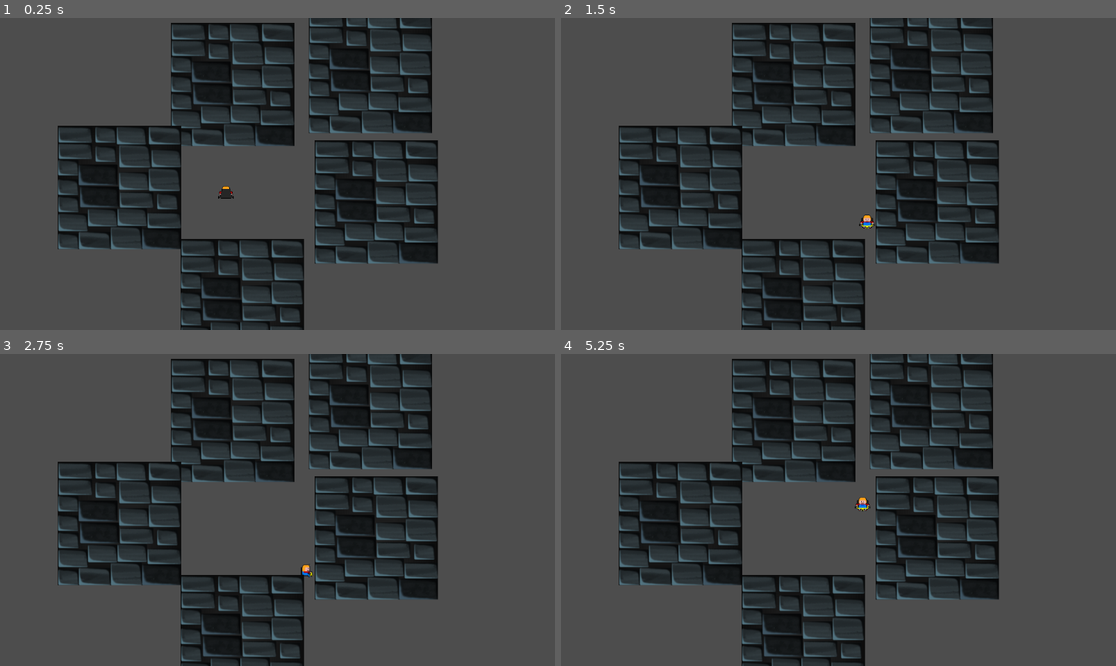
Above: before the commit, frames 1-4 (two rows, left to right).
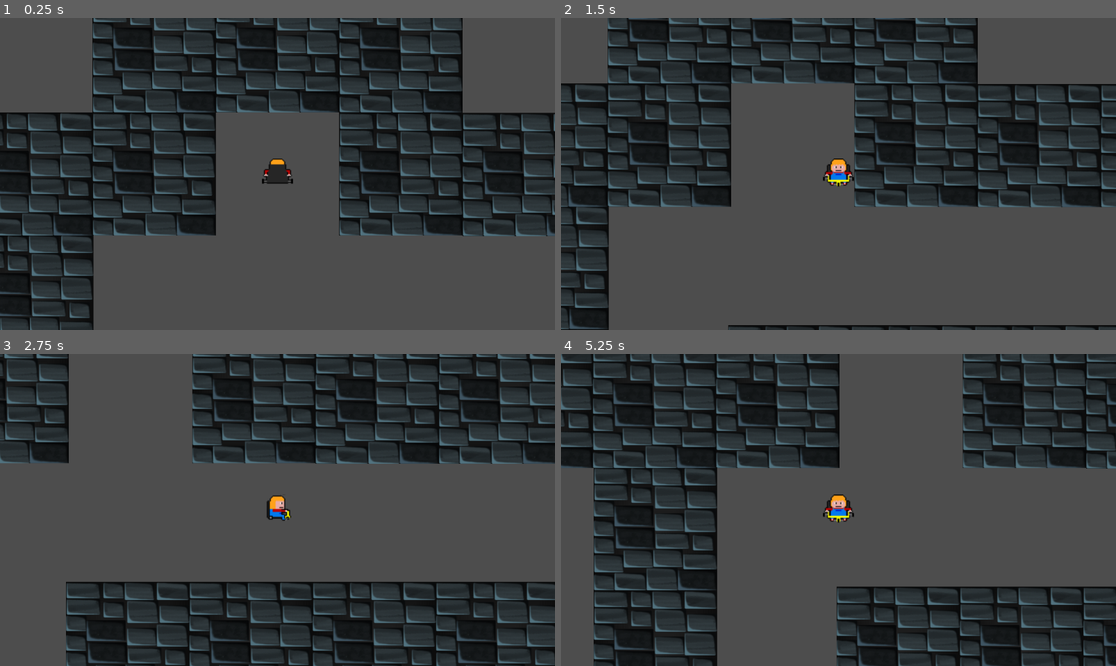
Above: after the commit, the same moments.

Repository: Balejante/Overlook
Game: Godot game, scene res://Game/Game.tscn
The game is run twice, just before and just after one commit, with the same random seed, the same clock (stepped at 60 frames per second) and the same inputs.
Inputs:
- Up to frame 1 (0.25 s): no input
- Up to frame 2 (1.5 s): tap Enter (ui_accept) at 0.5, 0.77 s; hold Right (right) 0.53-1.28 s; hold Down (down) from 1.28 s (still down)
- Up to frame 3 (2.75 s): tap Enter (ui_accept) at 1.52 s; release Down (down) at 2.03 s; hold Right (right) from 2.03 s (still down)
- Up to frame 4 (5.25 s): release Right (right) at 2.78 s; hold Up (ui_up) 2.78-3.53 s; tap Enter (ui_accept) at 3.02, 3.77, 4.52 s; hold A (left) 3.53-5.03 s; hold Down (down) from 5.03 s (still down)

The runs differ from the first frame. In frame 1, 52% of the frame differs, in the area x 0-100%, y 0-100%; in frame 2, 54%; in frame 3, 56%; in frame 4, 66%.

Commit message:
walls

Diff:
--- a/Game/Game.tscn
+++ b/Game/Game.tscn
@@ -143,84 +143,696 @@
 size = Vector2(34, 27)
 
 [sub_resource type="RectangleShape2D" id="RectangleShape2D_3xbqo"]
-size = Vector2(250, 250)
-
-[sub_resource type="RectangleShape2D" id="RectangleShape2D_sjuqd"]
-size = Vector2(256, 256)
+size = Vector2(255, 256)
 
 [node name="Game" type="Node2D"]
 
 [node name="AnimPlayer" type="CharacterBody2D" parent="."]
-position = Vector2(149, 115)
+position = Vector2(0, -5)
 collision_layer = 2
 script = ExtResource("1_mrmob")
-metadata/_edit_group_ = true
 
 [node name="PlayerSprite" type="AnimatedSprite2D" parent="AnimPlayer"]
-position = Vector2(320, 250)
+scale = Vector2(2, 2)
 sprite_frames = SubResource("SpriteFrames_24ayn")
 animation = &"up"
 
 [node name="CollisionShape2D" type="CollisionShape2D" parent="AnimPlayer"]
-position = Vector2(320, 247)
+scale = Vector2(2, 2)
 shape = SubResource("RectangleShape2D_ch1bi")
 
-[node name="StaticBody2D3" type="StaticBody2D" parent="."]
-position = Vector2(769, 111)
-metadata/_edit_group_ = true
-
-[node name="CollisionShape2D" type="CollisionShape2D" parent="StaticBody2D3"]
-position = Vector2(1, 1)
-shape = SubResource("RectangleShape2D_3xbqo")
-
-[node name="Sprite2D" type="Sprite2D" parent="StaticBody2D3"]
-position = Vector2(-0.0754089, 0.356781)
-texture = ExtResource("3_j4ewu")
+[node name="Camera2D" type="Camera2D" parent="AnimPlayer"]
+
+[node name="StaticBody2D4" type="StaticBody2D" parent="."]
+position = Vector2(-256, -262)
+metadata/_edit_group_ = true
+
+[node name="CollisionShape2D" type="CollisionShape2D" parent="StaticBody2D4"]
+position = Vector2(-0.5, 128)
+scale = Vector2(1, 2)
+shape = SubResource("RectangleShape2D_3xbqo")
+
+[node name="Sprite2D" type="Sprite2D" parent="StaticBody2D4"]
+position = Vector2(0, 1)
+texture = ExtResource("3_j4ewu")
+metadata/_edit_group_ = true
+
+[node name="Sprite2D2" type="Sprite2D" parent="StaticBody2D4"]
+position = Vector2(0, 257)
+texture = ExtResource("3_j4ewu")
+metadata/_edit_group_ = true
+
+[node name="CollisionShape2D2" type="CollisionShape2D" parent="StaticBody2D4"]
+position = Vector2(384.5, 1)
+rotation = 1.5708
+scale = Vector2(1, 2)
+shape = SubResource("RectangleShape2D_3xbqo")
+
+[node name="Sprite2D3" type="Sprite2D" parent="StaticBody2D4"]
+position = Vector2(256, 1)
+texture = ExtResource("3_j4ewu")
+metadata/_edit_group_ = true
+
+[node name="Sprite2D4" type="Sprite2D" parent="StaticBody2D4"]
+position = Vector2(512, 1)
+texture = ExtResource("3_j4ewu")
+metadata/_edit_group_ = true
+
+[node name="CollisionShape2D3" type="CollisionShape2D" parent="StaticBody2D4"]
+position = Vector2(513, 257)
+rotation = -3.14159
+shape = SubResource("RectangleShape2D_3xbqo")
+
+[node name="Sprite2D5" type="Sprite2D" parent="StaticBody2D4"]
+position = Vector2(512, 257)
+texture = ExtResource("3_j4ewu")
+metadata/_edit_group_ = true
+
+[node name="StaticBody2D20" type="StaticBody2D" parent="."]
+position = Vector2(1019, 496)
+metadata/_edit_group_ = true
+
+[node name="CollisionShape2D" type="CollisionShape2D" parent="StaticBody2D20"]
+position = Vector2(-0.5, 128)
+scale = Vector2(1, 2)
+shape = SubResource("RectangleShape2D_3xbqo")
+
+[node name="Sprite2D" type="Sprite2D" parent="StaticBody2D20"]
+position = Vector2(0, 1)
+texture = ExtResource("3_j4ewu")
+metadata/_edit_group_ = true
+
+[node name="Sprite2D2" type="Sprite2D" parent="StaticBody2D20"]
+position = Vector2(0, 257)
+texture = ExtResource("3_j4ewu")
+metadata/_edit_group_ = true
+
+[node name="StaticBody2D9" type="StaticBody2D" parent="."]
+position = Vector2(-510, 249)
+metadata/_edit_group_ = true
+
+[node name="CollisionShape2D3" type="CollisionShape2D" parent="StaticBody2D9"]
+rotation = -3.14159
+shape = SubResource("RectangleShape2D_3xbqo")
+metadata/_edit_group_ = true
+
+[node name="Sprite2D5" type="Sprite2D" parent="StaticBody2D9"]
+texture = ExtResource("3_j4ewu")
+metadata/_edit_group_ = true
+
+[node name="StaticBody2D15" type="StaticBody2D" parent="."]
+position = Vector2(-510, 505)
+metadata/_edit_group_ = true
+
+[node name="CollisionShape2D3" type="CollisionShape2D" parent="StaticBody2D15"]
+rotation = -3.14159
+shape = SubResource("RectangleShape2D_3xbqo")
+metadata/_edit_group_ = true
+
+[node name="Sprite2D5" type="Sprite2D" parent="StaticBody2D15"]
+texture = ExtResource("3_j4ewu")
+metadata/_edit_group_ = true
+
+[node name="StaticBody2D10" type="StaticBody2D" parent="."]
+position = Vector2(-767, 1023)
+metadata/_edit_group_ = true
+
+[node name="CollisionShape2D3" type="CollisionShape2D" parent="StaticBody2D10"]
+rotation = -3.14159
+shape = SubResource("RectangleShape2D_3xbqo")
+metadata/_edit_group_ = true
+
+[node name="Sprite2D5" type="Sprite2D" parent="StaticBody2D10"]
+texture = ExtResource("3_j4ewu")
+metadata/_edit_group_ = true
+
+[node name="StaticBody2D11" type="StaticBody2D" parent="."]
+position = Vector2(-510, 1023)
+metadata/_edit_group_ = true
+
+[node name="CollisionShape2D3" type="CollisionShape2D" parent="StaticBody2D11"]
+rotation = -3.14159
+shape = SubResource("RectangleShape2D_3xbqo")
+metadata/_edit_group_ = true
+
+[node name="Sprite2D5" type="Sprite2D" parent="StaticBody2D11"]
+texture = ExtResource("3_j4ewu")
+metadata/_edit_group_ = true
+
+[node name="StaticBody2D12" type="StaticBody2D" parent="."]
+position = Vector2(-254, 1023)
+metadata/_edit_group_ = true
+
+[node name="CollisionShape2D3" type="CollisionShape2D" parent="StaticBody2D12"]
+rotation = -3.14159
+shape = SubResource("RectangleShape2D_3xbqo")
+metadata/_edit_group_ = true
+
+[node name="Sprite2D5" type="Sprite2D" parent="StaticBody2D12"]
+texture = ExtResource("3_j4ewu")
+metadata/_edit_group_ = true
+
+[node name="StaticBody2D13" type="StaticBody2D" parent="."]
+position = Vector2(2, 1023)
+metadata/_edit_group_ = true
+
+[node name="CollisionShape2D3" type="CollisionShape2D" parent="StaticBody2D13"]
+rotation = -3.14159
+shape = SubResource("RectangleShape2D_3xbqo")
+metadata/_edit_group_ = true
+
+[node name="Sprite2D5" type="Sprite2D" parent="StaticBody2D13"]
+texture = ExtResource("3_j4ewu")
+metadata/_edit_group_ = true
+
+[node name="StaticBody2D18" type="StaticBody2D" parent="."]
+position = Vector2(2, 1279)
+metadata/_edit_group_ = true
+
+[node name="CollisionShape2D3" type="CollisionShape2D" parent="StaticBody2D18"]
+rotation = -3.14159
+shape = SubResource("RectangleShape2D_3xbqo")
+metadata/_edit_group_ = true
+
+[node name="Sprite2D5" type="Sprite2D" parent="StaticBody2D18"]
+texture = ExtResource("3_j4ewu")
+metadata/_edit_group_ = true
+
+[node name="StaticBody2D21" type="StaticBody2D" parent="."]
+position = Vector2(-510, 1536)
+metadata/_edit_group_ = true
+
+[node name="CollisionShape2D3" type="CollisionShape2D" parent="StaticBody2D21"]
+rotation = -3.14159
+shape = SubResource("RectangleShape2D_3xbqo")
+metadata/_edit_group_ = true
+
+[node name="Sprite2D5" type="Sprite2D" parent="StaticBody2D21"]
+texture = ExtResource("3_j4ewu")
+metadata/_edit_group_ = true
+
+[node name="StaticBody2D22" type="StaticBody2D" parent="."]
+position = Vector2(-510, 1793)
+metadata/_edit_group_ = true
+
+[node name="CollisionShape2D3" type="CollisionShape2D" parent="StaticBody2D22"]
+rotation = -3.14159
+shape = SubResource("RectangleShape2D_3xbqo")
+metadata/_edit_group_ = true
+
+[node name="Sprite2D5" type="Sprite2D" parent="StaticBody2D22"]
+texture = ExtResource("3_j4ewu")
+metadata/_edit_group_ = true
+
+[node name="StaticBody2D23" type="StaticBody2D" parent="."]
+position = Vector2(-255, 1794)
+metadata/_edit_group_ = true
+
+[node name="CollisionShape2D3" type="CollisionShape2D" parent="StaticBody2D23"]
+rotation = -3.14159
+shape = SubResource("RectangleShape2D_3xbqo")
+metadata/_edit_group_ = true
+
+[node name="Sprite2D5" type="Sprite2D" parent="StaticBody2D23"]
+texture = ExtResource("3_j4ewu")
+metadata/_edit_group_ = true
+
+[node name="StaticBody2D24" type="StaticBody2D" parent="."]
+position = Vector2(1, 1794)
+metadata/_edit_group_ = true
+
+[node name="CollisionShape2D3" type="CollisionShape2D" parent="StaticBody2D24"]
+rotation = -3.14159
+shape = SubResource("RectangleShape2D_3xbqo")
+metadata/_edit_group_ = true
+
+[node name="Sprite2D5" type="Sprite2D" parent="StaticBody2D24"]
+texture = ExtResource("3_j4ewu")
+metadata/_edit_group_ = true
+
+[node name="StaticBody2D25" type="StaticBody2D" parent="."]
+position = Vector2(257, 1794)
+metadata/_edit_group_ = true
+
+[node name="CollisionShape2D3" type="CollisionShape2D" parent="StaticBody2D25"]
+rotation = -3.14159
+shape = SubResource("RectangleShape2D_3xbqo")
+metadata/_edit_group_ = true
+
+[node name="Sprite2D5" type="Sprite2D" parent="StaticBody2D25"]
+texture = ExtResource("3_j4ewu")
+metadata/_edit_group_ = true
+
+[node name="StaticBody2D26" type="StaticBody2D" parent="."]
+position = Vector2(513, 1794)
+metadata/_edit_group_ = true
+
+[node name="CollisionShape2D3" type="CollisionShape2D" parent="StaticBody2D26"]
+rotation = -3.14159
+shape = SubResource("RectangleShape2D_3xbqo")
+metadata/_edit_group_ = true
+
+[node name="Sprite2D5" type="Sprite2D" parent="StaticBody2D26"]
+texture = ExtResource("3_j4ewu")
+metadata/_edit_group_ = true
+
+[node name="StaticBody2D27" type="StaticBody2D" parent="."]
+position = Vector2(769, 1794)
+metadata/_edit_group_ = true
+
+[node name="CollisionShape2D3" type="CollisionShape2D" parent="StaticBody2D27"]
+rotation = -3.14159
+shape = SubResource("RectangleShape2D_3xbqo")
+metadata/_edit_group_ = true
+
+[node name="Sprite2D5" type="Sprite2D" parent="StaticBody2D27"]
+texture = ExtResource("3_j4ewu")
+metadata/_edit_group_ = true
+
+[node name="StaticBody2D46" type="StaticBody2D" parent="."]
+position = Vector2(770, 2307)
+metadata/_edit_group_ = true
+
+[node name="CollisionShape2D3" type="CollisionShape2D" parent="StaticBody2D46"]
+rotation = -3.14159
+shape = SubResource("RectangleShape2D_3xbqo")
+metadata/_edit_group_ = true
+
+[node name="Sprite2D5" type="Sprite2D" parent="StaticBody2D46"]
+texture = ExtResource("3_j4ewu")
+metadata/_edit_group_ = true
+
+[node name="StaticBody2D47" type="StaticBody2D" parent="."]
+position = Vector2(1026, 2307)
+metadata/_edit_group_ = true
+
+[node name="CollisionShape2D3" type="CollisionShape2D" parent="StaticBody2D47"]
+rotation = -3.14159
+shape = SubResource("RectangleShape2D_3xbqo")
+metadata/_edit_group_ = true
+
+[node name="Sprite2D5" type="Sprite2D" parent="StaticBody2D47"]
+texture = ExtResource("3_j4ewu")
+metadata/_edit_group_ = true
+
+[node name="StaticBody2D48" type="StaticBody2D" parent="."]
+position = Vector2(1282, 2307)
+metadata/_edit_group_ = true
+
+[node name="CollisionShape2D3" type="CollisionShape2D" parent="StaticBody2D48"]
+rotation = -3.14159
+shape = SubResource("RectangleShape2D_3xbqo")
+metadata/_edit_group_ = true
+
+[node name="Sprite2D5" type="Sprite2D" parent="StaticBody2D48"]
+texture = ExtResource("3_j4ewu")
+metadata/_edit_group_ = true
+
+[node name="StaticBody2D28" type="StaticBody2D" parent="."]
+position = Vector2(-767, 2302)
+metadata/_edit_group_ = true
+
+[node name="CollisionShape2D3" type="CollisionShape2D" parent="StaticBody2D28"]
+rotation = -3.14159
+shape = SubResource("RectangleShape2D_3xbqo")
+metadata/_edit_group_ = true
+
+[node name="Sprite2D5" type="Sprite2D" parent="StaticBody2D28"]
+texture = ExtResource("3_j4ewu")
+metadata/_edit_group_ = true
+
+[node name="StaticBody2D29" type="StaticBody2D" parent="."]
+position = Vector2(-511, 2302)
+metadata/_edit_group_ = true
+
+[node name="CollisionShape2D3" type="CollisionShape2D" parent="StaticBody2D29"]
+rotation = -3.14159
+shape = SubResource("RectangleShape2D_3xbqo")
+metadata/_edit_group_ = true
+
+[node name="Sprite2D5" type="Sprite2D" parent="StaticBody2D29"]
+texture = ExtResource("3_j4ewu")
+metadata/_edit_group_ = true
+
+[node name="StaticBody2D36" type="StaticBody2D" parent="."]
+position = Vector2(-255, 2302)
+metadata/_edit_group_ = true
+
+[node name="CollisionShape2D3" type="CollisionShape2D" parent="StaticBody2D36"]
+rotation = -3.14159
+shape = SubResource("RectangleShape2D_3xbqo")
+metadata/_edit_group_ = true
+
+[node name="Sprite2D5" type="Sprite2D" parent="StaticBody2D36"]
+texture = ExtResource("3_j4ewu")
+metadata/_edit_group_ = true
+
+[node name="StaticBody2D37" type="StaticBody2D" parent="."]
+position = Vector2(1, 2302)
+metadata/_edit_group_ = true
+
+[node name="CollisionShape2D3" type="CollisionShape2D" parent="StaticBody2D37"]
+rotation = -3.14159
+shape = SubResource("RectangleShape2D_3xbqo")
+metadata/_edit_group_ = true
+
+[node name="Sprite2D5" type="Sprite2D" parent="StaticBody2D37"]
+texture = ExtResource("3_j4ewu")
+metadata/_edit_group_ = true
+
+[node name="StaticBody2D38" type="StaticBody2D" parent="."]
+position = Vector2(772, 1280)
+metadata/_edit_group_ = true
+
+[node name="CollisionShape2D3" type="CollisionShape2D" parent="StaticBody2D38"]
+rotation = -3.14159
+shape = SubResource("RectangleShape2D_3xbqo")
+metadata/_edit_group_ = true
+
+[node name="Sprite2D5" type="Sprite2D" parent="StaticBody2D38"]
+texture = ExtResource("3_j4ewu")
+metadata/_edit_group_ = true
+
+[node name="StaticBody2D40" type="StaticBody2D" parent="."]
+position = Vector2(1028, 1280)
+metadata/_edit_group_ = true
+
+[node name="CollisionShape2D3" type="CollisionShape2D" parent="StaticBody2D40"]
+rotation = -3.14159
+shape = SubResource("RectangleShape2D_3xbqo")
+metadata/_edit_group_ = true
+
+[node name="Sprite2D5" type="Sprite2D" parent="StaticBody2D40"]
+texture = ExtResource("3_j4ewu")
+metadata/_edit_group_ = true
+
+[node name="StaticBody2D41" type="StaticBody2D" parent="."]
+position = Vector2(1284, 1280)
+metadata/_edit_group_ = true
+
+[node name="CollisionShape2D3" type="CollisionShape2D" parent="StaticBody2D41"]
+rotation = -3.14159
+shape = SubResource("RectangleShape2D_3xbqo")
+metadata/_edit_group_ = true
+
+[node name="Sprite2D5" type="Sprite2D" parent="StaticBody2D41"]
+texture = ExtResource("3_j4ewu")
+metadata/_edit_group_ = true
+
+[node name="StaticBody2D42" type="StaticBody2D" parent="."]
+position = Vector2(1025, -4)
+metadata/_edit_group_ = true
+
+[node name="CollisionShape2D3" type="CollisionShape2D" parent="StaticBody2D42"]
+rotation = -3.14159
+shape = SubResource("RectangleShape2D_3xbqo")
+metadata/_edit_group_ = true
+
+[node name="Sprite2D5" type="Sprite2D" parent="StaticBody2D42"]
+texture = ExtResource("3_j4ewu")
+metadata/_edit_group_ = true
+
+[node name="StaticBody2D43" type="StaticBody2D" parent="."]
+position = Vector2(1281, -4)
+metadata/_edit_group_ = true
+
+[node name="CollisionShape2D3" type="CollisionShape2D" parent="StaticBody2D43"]
+rotation = -3.14159
+shape = SubResource("RectangleShape2D_3xbqo")
+metadata/_edit_group_ = true
+
+[node name="Sprite2D5" type="Sprite2D" parent="StaticBody2D43"]
+texture = ExtResource("3_j4ewu")
+metadata/_edit_group_ = true
+
+[node name="StaticBody2D39" type="StaticBody2D" parent="."]
+position = Vector2(514, 2307)
+metadata/_edit_group_ = true
+
+[node name="CollisionShape2D3" type="CollisionShape2D" parent="StaticBody2D39"]
+rotation = -3.14159
+shape = SubResource("RectangleShape2D_3xbqo")
+metadata/_edit_group_ = true
+
+[node name="Sprite2D5" type="Sprite2D" parent="StaticBody2D39"]
+texture = ExtResource("3_j4ewu")
+metadata/_edit_group_ = true
+
+[node name="StaticBody2D30" type="StaticBody2D" parent="."]
+position = Vector2(516, 1280)
+metadata/_edit_group_ = true
+
+[node name="CollisionShape2D3" type="CollisionShape2D" parent="StaticBody2D30"]
+rotation = -3.14159
+shape = SubResource("RectangleShape2D_3xbqo")
+metadata/_edit_group_ = true
+
+[node name="Sprite2D5" type="Sprite2D" parent="StaticBody2D30"]
+texture = ExtResource("3_j4ewu")
+metadata/_edit_group_ = true
+
+[node name="StaticBody2D34" type="StaticBody2D" parent="."]
+position = Vector2(-1024, 2046)
+metadata/_edit_group_ = true
+
+[node name="CollisionShape2D3" type="CollisionShape2D" parent="StaticBody2D34"]
+rotation = -3.14159
+shape = SubResource("RectangleShape2D_3xbqo")
+metadata/_edit_group_ = true
+
+[node name="Sprite2D5" type="Sprite2D" parent="StaticBody2D34"]
+texture = ExtResource("3_j4ewu")
+metadata/_edit_group_ = true
+
+[node name="StaticBody2D35" type="StaticBody2D" parent="."]
+position = Vector2(-1024, 2302)
+metadata/_edit_group_ = true
+
+[node name="CollisionShape2D3" type="CollisionShape2D" parent="StaticBody2D35"]
+rotation = -3.14159
+shape = SubResource("RectangleShape2D_3xbqo")
+metadata/_edit_group_ = true
+
+[node name="Sprite2D5" type="Sprite2D" parent="StaticBody2D35"]
+texture = ExtResource("3_j4ewu")
+metadata/_edit_group_ = true
+
+[node name="StaticBody2D31" type="StaticBody2D" parent="."]
+position = Vector2(516, 1023)
+metadata/_edit_group_ = true
+
+[node name="CollisionShape2D3" type="CollisionShape2D" parent="StaticBody2D31"]
+rotation = -3.14159
+shape = SubResource("RectangleShape2D_3xbqo")
+metadata/_edit_group_ = true
+
+[node name="Sprite2D5" type="Sprite2D" parent="StaticBody2D31"]
+texture = ExtResource("3_j4ewu")
+metadata/_edit_group_ = true
+
+[node name="StaticBody2D44" type="StaticBody2D" parent="."]
+position = Vector2(1538, 2307)
+metadata/_edit_group_ = true
+
+[node name="CollisionShape2D3" type="CollisionShape2D" parent="StaticBody2D44"]
+rotation = -3.14159
+shape = SubResource("RectangleShape2D_3xbqo")
+metadata/_edit_group_ = true
+
+[node name="Sprite2D5" type="Sprite2D" parent="StaticBody2D44"]
+texture = ExtResource("3_j4ewu")
+metadata/_edit_group_ = true
+
+[node name="StaticBody2D45" type="StaticBody2D" parent="."]
+position = Vector2(1538, 2050)
+metadata/_edit_group_ = true
+
+[node name="CollisionShape2D3" type="CollisionShape2D" parent="StaticBody2D45"]
+rotation = -3.14159
+shape = SubResource("RectangleShape2D_3xbqo")
+metadata/_edit_group_ = true
+
+[node name="Sprite2D5" type="Sprite2D" parent="StaticBody2D45"]
+texture = ExtResource("3_j4ewu")
+metadata/_edit_group_ = true
+
+[node name="StaticBody2D17" type="StaticBody2D" parent="."]
+position = Vector2(506, 497)
+metadata/_edit_group_ = true
+
+[node name="CollisionShape2D3" type="CollisionShape2D" parent="StaticBody2D17"]
+rotation = -3.14159
+shape = SubResource("RectangleShape2D_3xbqo")
+metadata/_edit_group_ = true
+
+[node name="Sprite2D5" type="Sprite2D" parent="StaticBody2D17"]
+texture = ExtResource("3_j4ewu")
+metadata/_edit_group_ = true
+
+[node name="StaticBody2D32" type="StaticBody2D" parent="."]
+position = Vector2(250, 497)
+metadata/_edit_group_ = true
+
+[node name="CollisionShape2D3" type="CollisionShape2D" parent="StaticBody2D32"]
+rotation = -3.14159
+shape = SubResource("RectangleShape2D_3xbqo")
+metadata/_edit_group_ = true
+
+[node name="Sprite2D5" type="Sprite2D" parent="StaticBody2D32"]
+texture = ExtResource("3_j4ewu")
+metadata/_edit_group_ = true
+
+[node name="StaticBody2D33" type="StaticBody2D" parent="."]
+position = Vector2(-6, 497)
+metadata/_edit_group_ = true
+
+[node name="CollisionShape2D3" type="CollisionShape2D" parent="StaticBody2D33"]
+rotation = -3.14159
+shape = SubResource("RectangleShape2D_3xbqo")
+metadata/_edit_group_ = true
+
+[node name="Sprite2D5" type="Sprite2D" parent="StaticBody2D33"]
+texture = ExtResource("3_j4ewu")
+metadata/_edit_group_ = true
+
+[node name="StaticBody2D16" type="StaticBody2D" parent="."]
+position = Vector2(762, 497)
+metadata/_edit_group_ = true
+
+[node name="CollisionShape2D3" type="CollisionShape2D" parent="StaticBody2D16"]
+rotation = -3.14159
+shape = SubResource("RectangleShape2D_3xbqo")
+metadata/_edit_group_ = true
+
+[node name="Sprite2D5" type="Sprite2D" parent="StaticBody2D16"]
+texture = ExtResource("3_j4ewu")
+metadata/_edit_group_ = true
 
 [node name="StaticBody2D6" type="StaticBody2D" parent="."]
-position = Vector2(503, 587)
+position = Vector2(-1051, 239)
 metadata/_edit_group_ = true
 
 [node name="CollisionShape2D" type="CollisionShape2D" parent="StaticBody2D6"]
-position = Vector2(1, 1)
+position = Vector2(27, 653)
+scale = Vector2(1, 8)
 shape = SubResource("RectangleShape2D_3xbqo")
 
 [node name="Sprite2D" type="Sprite2D" parent="StaticBody2D6"]
-position = Vector2(-0.0754089, 0.356781)
-texture = ExtResource("3_j4ewu")
-
-[node name="StaticBody2D4" type="StaticBody2D" parent="."]
-position = Vector2(483, 138)
-metadata/_edit_group_ = true
-
-[node name="CollisionShape2D" type="CollisionShape2D" parent="StaticBody2D4"]
-position = Vector2(1, 1)
-shape = SubResource("RectangleShape2D_3xbqo")
-
-[node name="Sprite2D" type="Sprite2D" parent="StaticBody2D4"]
-position = Vector2(-0.0754089, 0.356781)
-texture = ExtResource("3_j4ewu")
+position = Vector2(27, -244)
+texture = ExtResource("3_j4ewu")
+
+[node name="Sprite2D2" type="Sprite2D" parent="StaticBody2D6"]
+position = Vector2(27, 12)
+texture = ExtResource("3_j4ewu")
+
+[node name="Sprite2D3" type="Sprite2D" parent="StaticBody2D6"]
+position = Vector2(27, 269)
+texture = ExtResource("3_j4ewu")
+
+[node name="Sprite2D4" type="Sprite2D" parent="StaticBody2D6"]
+position = Vector2(27, 525)
+texture = ExtResource("3_j4ewu")
+
+[node name="Sprite2D5" type="Sprite2D" parent="StaticBody2D6"]
+position = Vector2(27, 782)
+texture = ExtResource("3_j4ewu")
+metadata/_edit_group_ = true
+
+[node name="Sprite2D6" type="Sprite2D" parent="StaticBody2D6"]
+position = Vector2(27, 1039)
+texture = ExtResource("3_j4ewu")
+metadata/_edit_group_ = true
+
+[node name="Sprite2D7" type="Sprite2D" parent="StaticBody2D6"]
+position = Vector2(27, 1296)
+texture = ExtResource("3_j4ewu")
+metadata/_edit_group_ = true
+
+[node name="Sprite2D8" type="Sprite2D" parent="StaticBody2D6"]
+position = Vector2(27, 1552)
+texture = ExtResource("3_j4ewu")
+metadata/_edit_group_ = true
+
+[node name="StaticBody2D8" type="StaticBody2D" parent="."]
+position = Vector2(1510, 240)
+metadata/_edit_group_ = true
+
+[node name="CollisionShape2D" type="CollisionShape2D" parent="StaticBody2D8"]
+position = Vector2(27, 653)
+scale = Vector2(1, 8)
+shape = SubResource("RectangleShape2D_3xbqo")
+
+[node name="Sprite2D" type="Sprite2D" parent="StaticBody2D8"]
+position = Vector2(27, -244)
+texture = ExtResource("3_j4ewu")
+
+[node name="Sprite2D2" type="Sprite2D" parent="StaticBody2D8"]
+position = Vector2(27, 12)
+texture = ExtResource("3_j4ewu")
+
+[node name="Sprite2D3" type="Sprite2D" parent="StaticBody2D8"]
+position = Vector2(27, 269)
+texture = ExtResource("3_j4ewu")
+
+[node name="Sprite2D4" type="Sprite2D" parent="StaticBody2D8"]
+position = Vector2(27, 525)
+texture = ExtResource("3_j4ewu")
+
+[node name="Sprite2D5" type="Sprite2D" parent="StaticBody2D8"]
+position = Vector2(27, 782)
+texture = ExtResource("3_j4ewu")
+metadata/_edit_group_ = true
+
+[node name="Sprite2D6" type="Sprite2D" parent="StaticBody2D8"]
+position = Vector2(27, 1039)
+texture = ExtResource("3_j4ewu")
+metadata/_edit_group_ = true
+
+[node name="Sprite2D7" type="Sprite2D" parent="StaticBody2D8"]
+position = Vector2(27, 1296)
+texture = ExtResource("3_j4ewu")
+metadata/_edit_group_ = true
+
+[node name="Sprite2D8" type="Sprite2D" parent="StaticBody2D8"]
+position = Vector2(27, 1552)
+texture = ExtResource("3_j4ewu")
+metadata/_edit_group_ = true
 
 [node name="StaticBody2D5" type="StaticBody2D" parent="."]
-position = Vector2(248, 352)
-metadata/_edit_group_ = true
-
-[node name="CollisionShape2D" type="CollisionShape2D" parent="StaticBody2D5"]
-position = Vector2(1, 1)
-shape = SubResource("RectangleShape2D_3xbqo")
-
-[node name="Sprite2D" type="Sprite2D" parent="StaticBody2D5"]
-position = Vector2(-0.0754089, 0.356781)
-texture = ExtResource("3_j4ewu")
-
-[node name="StaticBody2D" type="StaticBody2D" parent="."]
-position = Vector2(-44, 803)
-metadata/_edit_group_ = true
-
-[node name="Sprite2D" type="Sprite2D" parent="StaticBody2D"]
-position = Vector2(825.375, -420.928)
-texture = ExtResource("3_j4ewu")
-
-[node name="CollisionShape2D" type="CollisionShape2D" parent="StaticBody2D"]
-position = Vector2(824.375, -420.928)
-shape = SubResource("RectangleShape2D_sjuqd")
+position = Vector2(-1024, -6)
+
+[node name="CollisionShape2D2" type="CollisionShape2D" parent="StaticBody2D5"]
+position = Vector2(384.5, 1)
+rotation = 1.5708
+scale = Vector2(1, 2)
+shape = SubResource("RectangleShape2D_3xbqo")
+
+[node name="Sprite2D3" type="Sprite2D" parent="StaticBody2D5"]
+position = Vector2(256, 1)
+texture = ExtResource("3_j4ewu")
+metadata/_edit_group_ = true
+
+[node name="Sprite2D4" type="Sprite2D" parent="StaticBody2D5"]
+position = Vector2(512, 1)
+texture = ExtResource("3_j4ewu")
+metadata/_edit_group_ = true
+
+[node name="StaticBody2D7" type="StaticBody2D" parent="."]
+position = Vector2(256, -5)
+metadata/_edit_group_ = true
+
+[node name="CollisionShape2D2" type="CollisionShape2D" parent="StaticBody2D7"]
+position = Vector2(384.5, 1)
+rotation = 1.5708
+scale = Vector2(1, 2)
+shape = SubResource("RectangleShape2D_3xbqo")
+
+[node name="Sprite2D3" type="Sprite2D" parent="StaticBody2D7"]
+position = Vector2(256, 1)
+texture = ExtResource("3_j4ewu")
+metadata/_edit_group_ = true
+
+[node name="Sprite2D4" type="Sprite2D" parent="StaticBody2D7"]
+position = Vector2(512, 1)
+texture = ExtResource("3_j4ewu")
+metadata/_edit_group_ = true
Not shown: 1 places in Game/Game.tscn that only renumber resources
